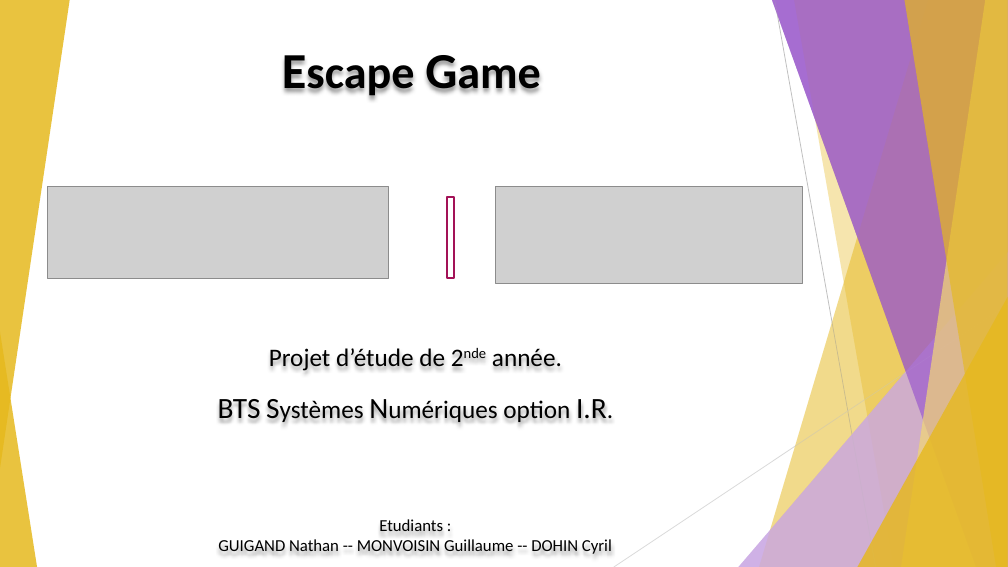
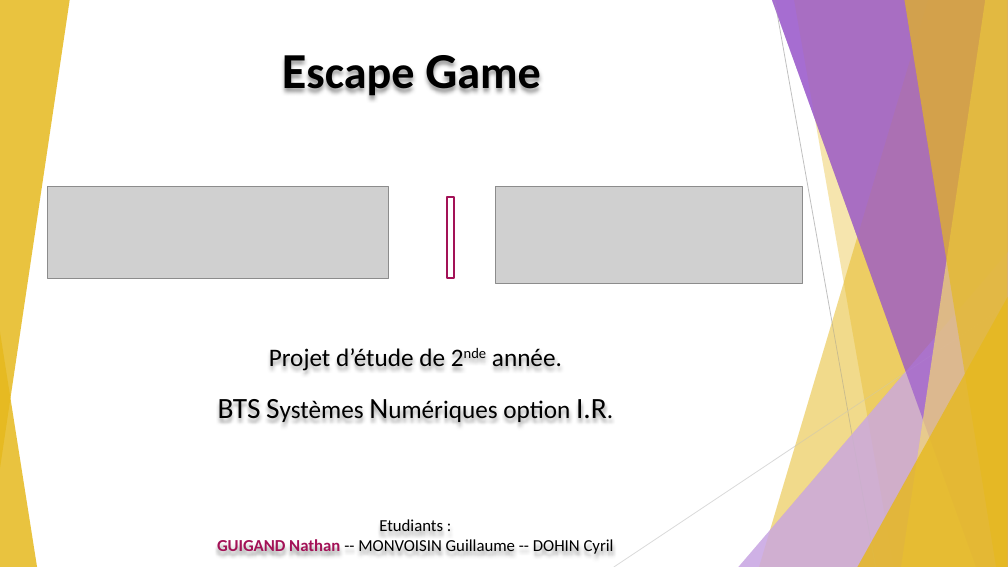
Before and after one commit to GuiguiMvn/Systeme-Escape-Game-Telethon, a slide deck: slide 1 of Nathan/Compte-rendus/REVUE-R1-GUIGAND-SFL6.pptx. Drawn at 1008x567 pixels with LibreOffice and Linux fonts; fonts in the diff are those of the drawing; grey boxes stand for pictures. Boxes give left, top, right and bottom in pixels: in the first picture for what was removed or moved away, otherwise in the second. Text is boxed around its words. In the diff, an @@ line names an element or a change of style, - is before the commit and + after.

```diff
--- a/Nathan/Compte-rendus/REVUE-R1-GUIGAND-SFL6.pptx
+++ b/Nathan/Compte-rendus/REVUE-R1-GUIGAND-SFL6.pptx
@@ text at (217, 538, 614, 554): text colour #000000 to #A31257, bold on in "GUIGAND Nathan" @@
```
Also in this commit, not shown: 1 other file.
